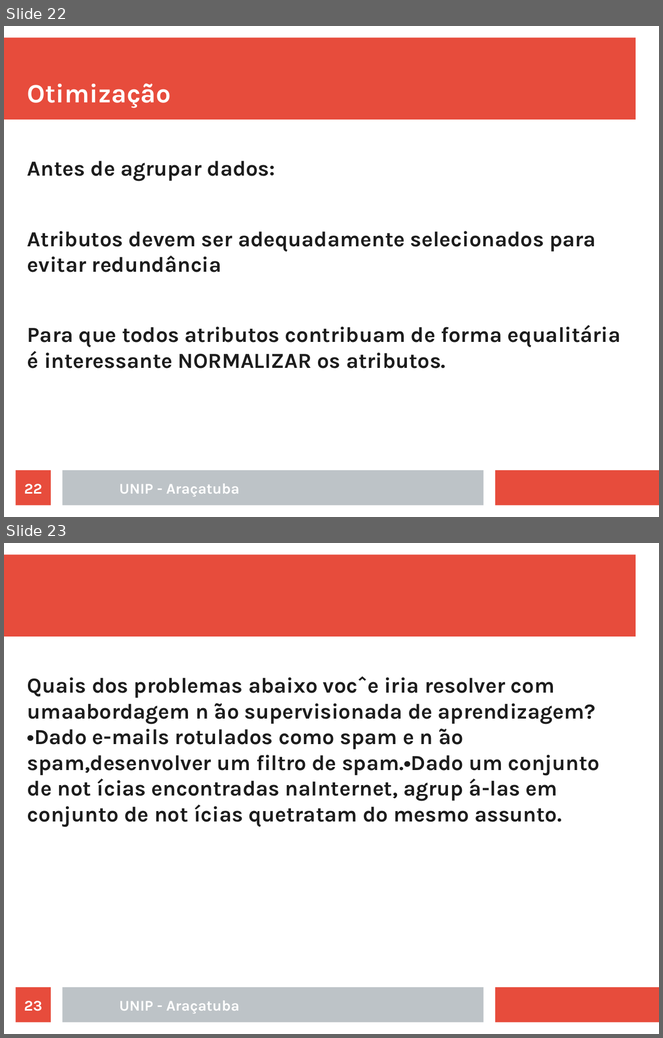
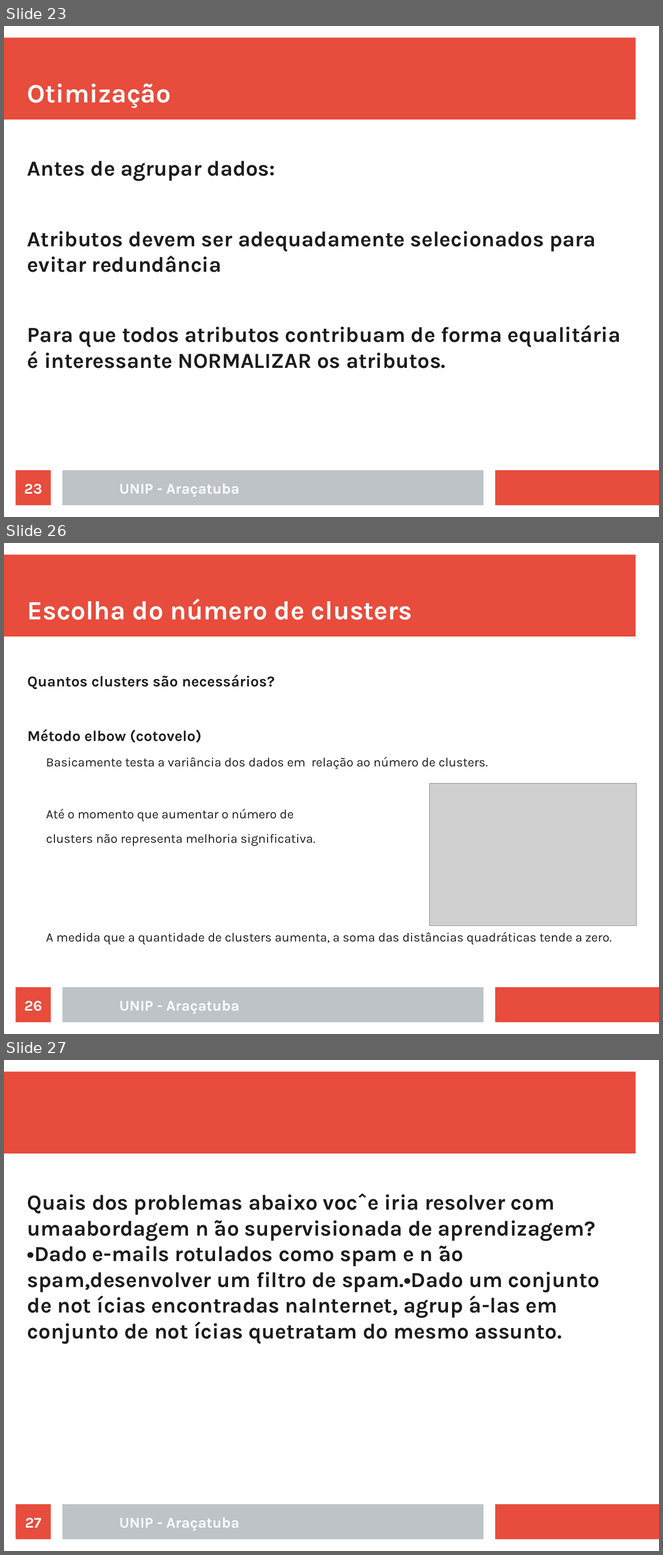
Before and after one commit to rafaelstojoao/pos-unip, a slide deck: [2020][modulo][Machine_Learning]/[aula]02[Agrupamento].odp. Shown one above the other, each under a label of ours: slides 22 and 23 before the commit, slides 23, 26 and 27 after it; the slides between them are not shown. The pictures are 663x1038 and 663x1555 pixels, drawn with LibreOffice and Linux fonts; fonts in the diff are those of the drawing; grey boxes stand for pictures. Boxes give left, top, right and bottom in pixels: in the first picture for what was removed or moved away, otherwise in the second. Text is boxed around its words. In the diff, an @@ line names an element or a change of style, - is before the commit and + after.

```diff
--- a/[2020][modulo][Machine_Learning]/[aula]02[Agrupamento].odp
+++ b/[2020][modulo][Machine_Learning]/[aula]02[Agrupamento].odp
@@ slide 26 added at <box>4,543,659,1034</box>, background #FFFFFF; not listed: 3 template elements that a slide beside it also shows @@
@@ title added at <box>27,599,413,620</box>, 32 pt, text #FFFFFF, bold @@
+Escolha do número de clusters
@@ text added at <box>27,675,612,945</box>, 15.4 pt, text #1C1C1C @@
+Quantos clusters são necessários?
+Método elbow (cotovelo)
+  Basicamente testa a variância dos dados em relação ao número de clusters.
+  Até o momento que aumentar o número de
+  clusters não representa melhoria significativa.
+  A medida que a quantidade de clusters aumenta, a soma das distâncias quadráticas tende a zero.
@@ picture added at <box>430,784,637,926</box> @@
@@ page number added at <box>16,988,51,1023</box>, fill #E74C3C, 18 pt, text #FFFFFF, bold @@
+26
@@ text added at <box>119,1001,240,1014</box>, 18 pt, text #FFFFFF, bold @@
+UNIP - Araçatuba
@@ what was slide 22 is now slide 23 @@
@@ page number at <box>24,484,42,495</box>: text changed @@
-22
+23
@@ what was slide 23 is now slide 27 @@
@@ page number at <box>25,1518,41,1528</box>: text changed @@
-23
+27
```
Also in this commit, not shown: 3 other slides added, 2 other files.
